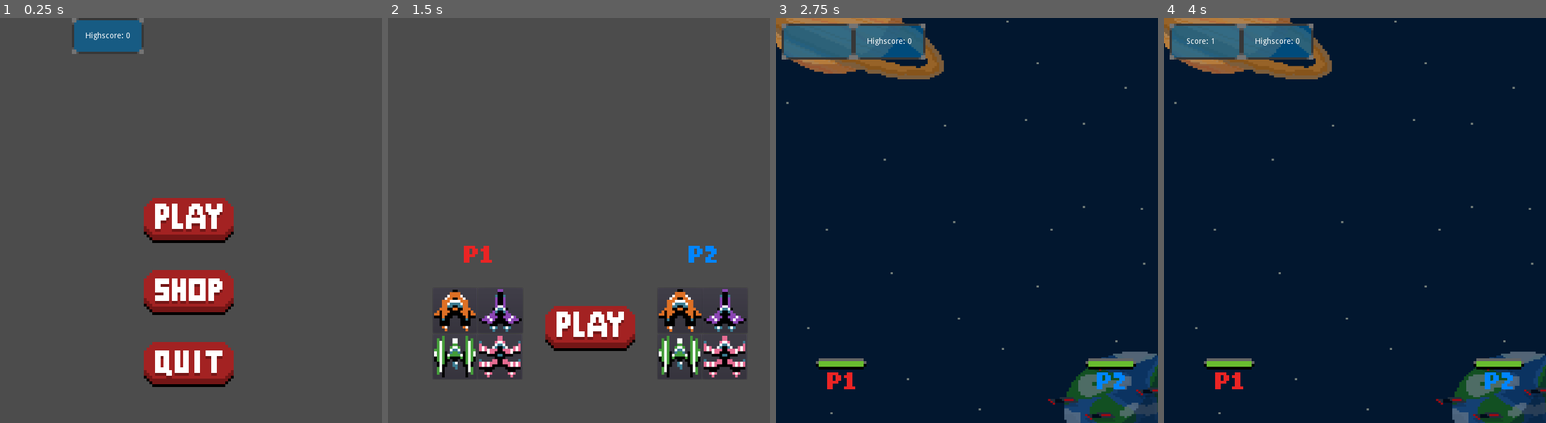
Above: before the commit, frames 1-4 (left to right).
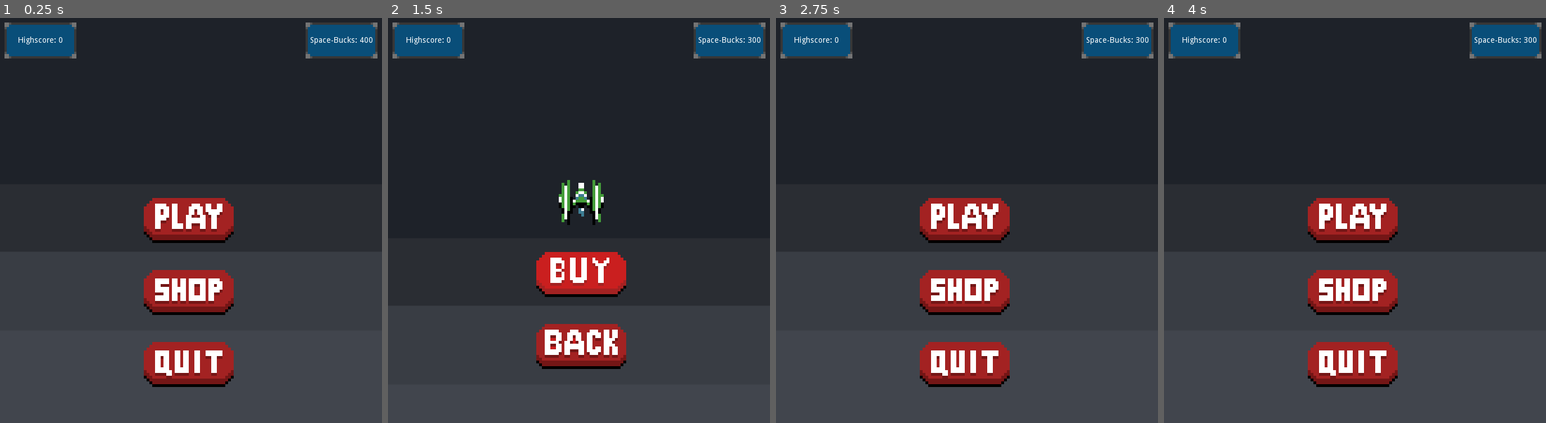
Above: after the commit, the same moments.

Repository: O1L3/prototype
Game: Godot game, scene res://scenes/HomeScreen.tscn
Same seed, same stepped clock (60 frames per second), same inputs: the game is played once before the commit and once after it.
Inputs (mouse positions are in pixels of both pictures, inside the frame that each line leads up to; where the layout moved, square brackets give the same spot in the first picture):
- Up to frame 1 (0.25 s): no input
- Up to frame 2 (1.5 s): click (575, 293) at 0.5 s; click (582, 273) [575, 220] at 1.25 s
- Up to frame 3 (2.75 s): click (970, 346) at 2.02 s
- Up to frame 4 (4 s): click (1351, 220) at 2.77 s; click (1366, 382) at 3.52 s

The runs differ from the first frame. In frame 1, 55% of the frame differs, in the area x 0-100%, y 0-58%; in frame 2, 76%; in frame 3, 100%, in the area x 0-100%, y 0-100%; in frame 4, 100%.

Commit message:
FinalIsh

Diff:
--- a/Godot_mysql_secure/Singletons/colorState.gd
+++ b/Godot_mysql_secure/Singletons/colorState.gd
@@ -2,19 +2,27 @@
 
 var color1
 var color2
+var greenUnlocked = false
+var pinkUnlocked = false
 
-var spaceBucks = 0
+var spaceBucks = 400
 
 var highscore = 0
 
 var playerName = ""
 
+func skinUnlocked(color):
+	if color == "Green":
+		greenUnlocked = true
+	if color == "Pink":
+		pinkUnlocked = true
+
 func highscoreUpdate(score):
 	if score > highscore:
 		highscore = score
 
-func spaceBucksUpdate(bucks):
-	spaceBucks += bucks
+func spaceBucksUpdate(currentScore):
+	spaceBucks += currentScore/10
 
 func playerNameUpdate(Name):
 	playerName=Name
--- a/Godot_mysql_secure/scenes/ColorSelecterScreen.tscn
+++ b/Godot_mysql_secure/scenes/ColorSelecterScreen.tscn
@@ -11,9 +11,23 @@
 [ext_resource path="res://graphic/ButtonPlayHover.png" type="Texture" id=9]
 [ext_resource path="res://graphic/ButtonPlayPressed.png" type="Texture" id=10]
 [ext_resource path="res://graphic/ShipSelect.png" type="Texture" id=11]
+[ext_resource path="res://graphic/BackButton.png" type="Texture" id=12]
+[ext_resource path="res://graphic/BackButtonHover.png" type="Texture" id=13]
+[ext_resource path="res://graphic/BackButtonPressed.png" type="Texture" id=14]
+[ext_resource path="res://graphic/BackgroundShip.png" type="Texture" id=15]
+[ext_resource path="res://graphic/SkinText.png" type="Texture" id=16]
+[ext_resource path="res://graphic/Lock.png" type="Texture" id=17]
 
 [node name="ColorSelecterScreen" type="Node2D"]
 script = ExtResource( 1 )
+
+[node name="Background" type="Sprite" parent="."]
+position = Vector2( 360, 536 )
+texture = ExtResource( 15 )
+
+[node name="SelectScreen" type="Sprite" parent="."]
+position = Vector2( 352, 192 )
+texture = ExtResource( 16 )
 
 [node name="Start" type="TextureButton" parent="."]
 anchor_left = 0.5
@@ -30,6 +44,15 @@
 __meta__ = {
 "_edit_use_anchors_": true
 }
+
+[node name="Back" type="TextureButton" parent="."]
+margin_left = 280.0
+margin_top = 608.0
+margin_right = 440.0
+margin_bottom = 688.0
+texture_normal = ExtResource( 12 )
+texture_pressed = ExtResource( 14 )
+texture_hover = ExtResource( 13 )
 
 [node name="Player1Orange" type="Button" parent="."]
 margin_left = -10.0
@@ -141,7 +164,28 @@
 position = Vector2( -110, 560 )
 texture = ExtResource( 11 )
 
+[node name="Lock" type="Sprite" parent="."]
+visible = false
+position = Vector2( 120, 600 )
+texture = ExtResource( 17 )
+
+[node name="Lock2" type="Sprite" parent="."]
+visible = false
+position = Vector2( 200, 600 )
+texture = ExtResource( 17 )
+
+[node name="Lock3" type="Sprite" parent="."]
+visible = false
+position = Vector2( 520, 600 )
+texture = ExtResource( 17 )
+
+[node name="Lock4" type="Sprite" parent="."]
+visible = false
+position = Vector2( 600, 600 )
+texture = ExtResource( 17 )
+
 [connection signal="pressed" from="Start" to="." method="_on_TextureButton_pressed"]
+[connection signal="pressed" from="Back" to="." method="_on_Back_pressed"]
 [connection signal="pressed" from="Player1Orange" to="." method="_on_Player1Orange_pressed"]
 [connection signal="pressed" from="Player1Green" to="." method="_on_Player1Green_pressed"]
 [connection signal="pressed" from="Player1Purple" to="." method="_on_Player1Purple_pressed"]
--- a/Godot_mysql_secure/scenes/GameOver.tscn
+++ b/Godot_mysql_secure/scenes/GameOver.tscn
@@ -8,9 +8,20 @@
 [ext_resource path="res://graphic/ButtonRetryPressed.png" type="Texture" id=6]
 [ext_resource path="res://graphic/ButtonRetryHover.png" type="Texture" id=7]
 [ext_resource path="res://graphic/ButtonHomePressed.png" type="Texture" id=8]
+[ext_resource path="res://graphic/BackgroundMenu.png" type="Texture" id=9]
+[ext_resource path="res://scenes/UI.tscn" type="PackedScene" id=10]
+[ext_resource path="res://graphic/GameOver.png" type="Texture" id=11]
 
 [node name="GameOver" type="CanvasLayer"]
 script = ExtResource( 1 )
+
+[node name="Background" type="Sprite" parent="."]
+position = Vector2( 328, 200 )
+texture = ExtResource( 9 )
+
+[node name="GameOverText" type="Sprite" parent="."]
+position = Vector2( 376, 264 )
+texture = ExtResource( 11 )
 
 [node name="Home" type="TextureButton" parent="."]
 anchor_left = 1.0
@@ -41,5 +52,11 @@
 margin_bottom = 40.0
 script = ExtResource( 2 )
 
+[node name="UI" parent="." instance=ExtResource( 10 )]
+margin_left = 8.0
+margin_top = 8.0
+margin_right = 8.0
+margin_bottom = -632.0
+
 [connection signal="pressed" from="Home" to="." method="_on_Home_pressed"]
 [connection signal="pressed" from="Retry" to="." method="_on_Retry_pressed"]
--- a/Godot_mysql_secure/scenes/HomeScreen.tscn
+++ b/Godot_mysql_secure/scenes/HomeScreen.tscn
@@ -12,9 +12,14 @@
 [ext_resource path="res://graphic/ButtonQuit.png" type="Texture" id=10]
 [ext_resource path="res://graphic/ButtonQuitHover.png" type="Texture" id=11]
 [ext_resource path="res://graphic/ButtonQuitPress.png" type="Texture" id=12]
+[ext_resource path="res://graphic/BackgroundMenu.png" type="Texture" id=13]
 
 [node name="HomeScreen" type="CanvasLayer"]
 script = ExtResource( 1 )
+
+[node name="Background" type="Sprite" parent="."]
+position = Vector2( 352, 216 )
+texture = ExtResource( 13 )
 
 [node name="Play" type="TextureButton" parent="."]
 anchor_left = 0.5
@@ -52,6 +57,10 @@
 texture_hover = ExtResource( 11 )
 
 [node name="UI" parent="." instance=ExtResource( 2 )]
+margin_left = 8.0
+margin_top = 8.0
+margin_right = 8.0
+margin_bottom = -632.0
 
 [node name="Control" type="Control" parent="."]
 margin_right = 40.0
--- a/Godot_mysql_secure/scenes/UI.tscn
+++ b/Godot_mysql_secure/scenes/UI.tscn
@@ -10,27 +10,41 @@
 script = ExtResource( 1 )
 
 [node name="highscorebox" type="TextureRect" parent="."]
+margin_right = 128.0
+margin_bottom = 64.0
+texture = ExtResource( 2 )
+expand = true
+
+[node name="Highscore" type="Label" parent="."]
+margin_right = 128.0
+margin_bottom = 64.0
+align = 1
+valign = 1
+
+[node name="scorebox" type="TextureRect" parent="."]
 margin_left = 128.0
 margin_right = 256.0
 margin_bottom = 64.0
 texture = ExtResource( 2 )
 expand = true
 
-[node name="scorebox" type="TextureRect" parent="."]
-margin_right = 128.0
-margin_bottom = 64.0
-texture = ExtResource( 2 )
-expand = true
-
 [node name="Score" type="Label" parent="."]
-margin_right = 112.0
-margin_bottom = 64.0
-align = 1
-valign = 1
-
-[node name="Highscore" type="Label" parent="."]
 margin_left = 128.0
 margin_right = 256.0
 margin_bottom = 64.0
 align = 1
 valign = 1
+
+[node name="CurrencyBox" type="TextureRect" parent="."]
+margin_left = 536.0
+margin_right = 664.0
+margin_bottom = 64.0
+texture = ExtResource( 2 )
+expand = true
+
+[node name="Currency" type="Label" parent="."]
+margin_left = 536.0
+margin_right = 664.0
+margin_bottom = 64.0
+align = 1
+valign = 1
--- a/Godot_mysql_secure/scenes/boss.tscn
+++ b/Godot_mysql_secure/scenes/boss.tscn
@@ -250,13 +250,8 @@
 [node name="LaserAnim" type="Timer" parent="."]
 wait_time = 8.0
 
-[node name="Timer2" type="Timer" parent="."]
-wait_time = 5.0
-autostart = true
-
 [connection signal="body_entered" from="." to="." method="_on_Boss_body_entered"]
 [connection signal="timeout" from="Timer" to="." method="_on_Timer_timeout"]
 [connection signal="timeout" from="LaserTimer" to="." method="_on_LaserTimer_timeout"]
 [connection signal="animation_finished" from="AnimatedSprite" to="." method="_on_AnimatedSprite_animation_finished"]
 [connection signal="timeout" from="LaserAnim" to="." method="_on_LaserAnim_timeout"]
-[connection signal="timeout" from="Timer2" to="." method="_on_Timer2_timeout"]
--- a/Godot_mysql_secure/scenes/lootboxes.tscn
+++ b/Godot_mysql_secure/scenes/lootboxes.tscn
@@ -1,6 +1,57 @@
-[gd_scene load_steps=2 format=2]
+[gd_scene load_steps=12 format=2]
 
 [ext_resource path="res://scripts/lootboxes.gd" type="Script" id=1]
+[ext_resource path="res://scenes/UI.tscn" type="PackedScene" id=2]
+[ext_resource path="res://graphic/ButtonBuyPressed.png" type="Texture" id=3]
+[ext_resource path="res://graphic/playerGreen.png" type="Texture" id=4]
+[ext_resource path="res://graphic/playerPink.png" type="Texture" id=5]
+[ext_resource path="res://graphic/BackButton.png" type="Texture" id=6]
+[ext_resource path="res://graphic/BackButtonHover.png" type="Texture" id=7]
+[ext_resource path="res://graphic/ButtonBuy.png" type="Texture" id=8]
+[ext_resource path="res://graphic/ButtonBuyHover.png" type="Texture" id=9]
+[ext_resource path="res://graphic/BackButtonPressed.png" type="Texture" id=10]
+[ext_resource path="res://graphic/BackgroundMenu.png" type="Texture" id=11]
 
 [node name="lootboxes" type="CanvasLayer"]
 script = ExtResource( 1 )
+
+[node name="Background" type="Sprite" parent="."]
+position = Vector2( 336, 312 )
+texture = ExtResource( 11 )
+
+[node name="UI" parent="." instance=ExtResource( 2 )]
+margin_left = 8.0
+margin_top = 8.0
+margin_right = 8.0
+margin_bottom = -632.0
+
+[node name="Buy" type="TextureButton" parent="."]
+margin_left = 264.0
+margin_top = 416.0
+margin_right = 424.0
+margin_bottom = 496.0
+texture_normal = ExtResource( 8 )
+texture_pressed = ExtResource( 3 )
+texture_hover = ExtResource( 9 )
+
+[node name="Green" type="Sprite" parent="."]
+visible = false
+position = Vector2( 344, 328 )
+texture = ExtResource( 4 )
+
+[node name="Pink" type="Sprite" parent="."]
+visible = false
+position = Vector2( 344, 328 )
+texture = ExtResource( 5 )
+
+[node name="Back" type="TextureButton" parent="."]
+margin_left = 264.0
+margin_top = 544.0
+margin_right = 424.0
+margin_bottom = 624.0
+texture_normal = ExtResource( 6 )
+texture_pressed = ExtResource( 10 )
+texture_hover = ExtResource( 7 )
+
+[connection signal="pressed" from="Buy" to="." method="_on_TextureButton_pressed"]
+[connection signal="pressed" from="Back" to="." method="_on_Back_pressed"]
--- a/Godot_mysql_secure/scripts/ColorSelecterScreen.gd
+++ b/Godot_mysql_secure/scripts/ColorSelecterScreen.gd
@@ -2,6 +2,20 @@
 onready var selectedPlayer1 = $ShipSelect
 onready var selectedPlayer2 = $ShipSelect2
 onready var Orange1 = $Player1Orange
+
+func _ready():
+	if colorState.greenUnlocked:
+		$Lock.visible = false
+		$Lock3.visible = false
+	else:
+		$Lock.visible = true
+		$Lock3.visible = true
+	if colorState.pinkUnlocked:
+		$Lock2.visible = false
+		$Lock4.visible = false
+	else:
+		$Lock2.visible = true
+		$Lock4.visible = true
 
 func _on_TextureButton_pressed():
 	get_tree().change_scene("res://scenes/Level.tscn")
@@ -27,21 +41,28 @@
 	selectedPlayer1.position.y = 520
 
 func _on_Player1Green_pressed():
-	colorState.color1Change("Green")
-	selectedPlayer1.position.x = 119
-	selectedPlayer1.position.y = 602
+	if colorState.greenUnlocked:
+		colorState.color1Change("Green")
+		selectedPlayer1.position.x = 119
+		selectedPlayer1.position.y = 602
 
 func _on_Player2Green_pressed():
-	colorState.color2Change("Green")
-	selectedPlayer2.position.x = 519
-	selectedPlayer2.position.y = 602
+	if colorState.greenUnlocked:
+		colorState.color2Change("Green")
+		selectedPlayer2.position.x = 519
+		selectedPlayer2.position.y = 602
 
 func _on_Player2Pink_pressed():
-	colorState.color2Change("Pink")
-	selectedPlayer2.position.x = 601
-	selectedPlayer2.position.y = 602
+	if colorState.pinkUnlocked:
+		colorState.color2Change("Pink")
+		selectedPlayer2.position.x = 601
+		selectedPlayer2.position.y = 602
 
 func _on_Player1Pink_pressed():
-	colorState.color1Change("Pink")
-	selectedPlayer1.position.x = 201
-	selectedPlayer1.position.y = 602
+	if colorState.pinkUnlocked:
+		colorState.color1Change("Pink")
+		selectedPlayer1.position.x = 201
+		selectedPlayer1.position.y = 602
+
+func _on_Back_pressed():
+	get_tree().change_scene("res://scenes/HomeScreen.tscn")
--- a/Godot_mysql_secure/scripts/GameOver.gd
+++ b/Godot_mysql_secure/scripts/GameOver.gd
@@ -4,6 +4,7 @@
 
 func _ready():
 	$Control._add_score()
+	$UI/scorebox.visible = false
 
 func _on_Retry_pressed():
 	get_tree().change_scene("res://scenes/ColorSelecterScreen.tscn")
--- a/Godot_mysql_secure/scripts/HomeScreen.gd
+++ b/Godot_mysql_secure/scripts/HomeScreen.gd
@@ -8,7 +8,7 @@
 	get_tree().change_scene("res://scenes/ColorSelecterScreen.tscn")
 
 func _on_Shop_pressed():
-	pass # Replace with function body.
+	get_tree().change_scene("res://scenes/lootboxes.tscn")
 
 
 func _on_Quit_pressed():
--- a/Godot_mysql_secure/scripts/Level.gd
+++ b/Godot_mysql_secure/scripts/Level.gd
@@ -76,6 +76,7 @@
 			waitWave1 = [3.0, 3.0]
 
 func saveScore():
+	colorState.spaceBucksUpdate(score)
 	if score > colorState.highscore:
 		colorState.highscoreUpdate(score)
 
--- a/Godot_mysql_secure/scripts/UI.gd
+++ b/Godot_mysql_secure/scripts/UI.gd
@@ -13,3 +13,4 @@
 
 func _process(delta):
 	$Highscore.text = "Highscore: " + str(colorState.highscore)
+	$Currency.text = "Space-Bucks: " + str(colorState.spaceBucks)
--- a/Godot_mysql_secure/scripts/boss.gd
+++ b/Godot_mysql_secure/scripts/boss.gd
@@ -19,7 +19,9 @@
 	healthbar.max_value = health
 	$healthBar.visible = false
 	$healthBarBorder.visible = false
-	$Timer2.start()
+	$Timer.start()
+	$LaserTimer.start()
+	$LaserAnim.start()
 
 
 func _process(delta):
@@ -98,9 +100,3 @@
 func _on_AnimatedSprite_animation_finished():
 	shooting = false
 	animation()
-
-
-func _on_Timer2_timeout():
-	$Timer.start()
-	$LaserTimer.start()
-	$LaserAnim.start()
--- a/Godot_mysql_secure/scripts/lootboxes.gd
+++ b/Godot_mysql_secure/scripts/lootboxes.gd
@@ -1,16 +1,43 @@
 extends CanvasLayer
 
+var rng = RandomNumberGenerator.new()
+var randomNum = rng.randf_range(0.0,2.0)
 
-# Declare member variables here. Examples:
-# var a = 2
-# var b = "text"
+func _ready():
+	$UI/scorebox.visible = false
+
+func buyLoot():
+	colorState.spaceBucks -= 100
+	if colorState.pinkUnlocked and colorState.greenUnlocked:
+		colorState.spaceBucks += 100
+	elif colorState.pinkUnlocked:
+		reward("Green")
+	elif colorState.greenUnlocked:
+		reward("Pink")
+	else:
+		rng.randomize()
+		if randomNum >1:
+			reward("Green")
+		elif randomNum <=1:
+			reward("Pink")
+
+func reward(color):
+	colorState.skinUnlocked(color)
+	if color == "Green":
+		$Green.visible = true
+	else:
+		$Green.visible = false
+	if color == "Pink":
+		$Pink.visible = true
+	else:
+		$Pink.visible = false
+
+func _on_TextureButton_pressed():
+	if colorState.spaceBucks >= 100:
+		buyLoot()
+	else:
+		print("You don't have enough money")
 
 
-# Called when the node enters the scene tree for the first time.
-func _ready():
-	pass # Replace with function body.
-
-
-# Called every frame. 'delta' is the elapsed time since the previous frame.
-#func _process(delta):
-#	pass
+func _on_Back_pressed():
+	get_tree().change_scene("res://scenes/HomeScreen.tscn")
Binary file added: Godot_mysql_secure/graphic/BackButton.png
Not shown, added: Godot_mysql_secure/graphic/BackButton.png.import
Binary file added: Godot_mysql_secure/graphic/BackButtonHover.png
Not shown, added: Godot_mysql_secure/graphic/BackButtonHover.png.import
Binary file added: Godot_mysql_secure/graphic/BackButtonPressed.png
Not shown, added: Godot_mysql_secure/graphic/BackButtonPressed.png.import
Binary file added: Godot_mysql_secure/graphic/BackgroundMenu.png
Not shown, added: Godot_mysql_secure/graphic/BackgroundMenu.png.import
Binary file added: Godot_mysql_secure/graphic/BackgroundShip.png
Not shown, added: Godot_mysql_secure/graphic/BackgroundShip.png.import
Binary file added: Godot_mysql_secure/graphic/ButtonBuy.png
Not shown, added: Godot_mysql_secure/graphic/ButtonBuy.png.import
(and 14 more such lines)
